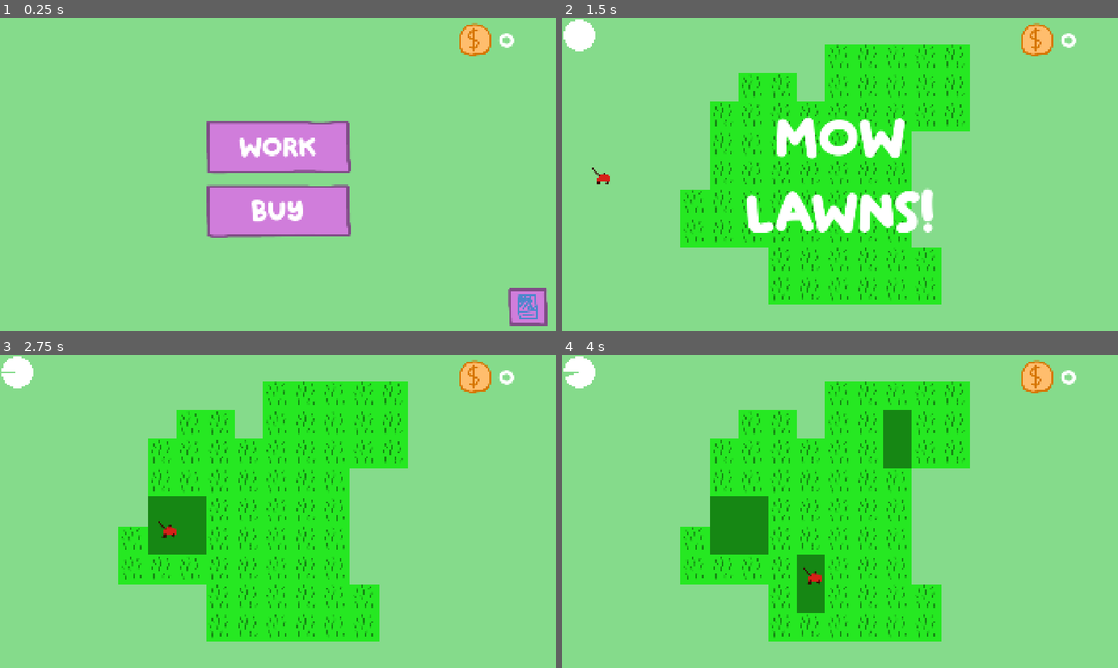
Above: before the commit, frames 1-4 (two rows, left to right).
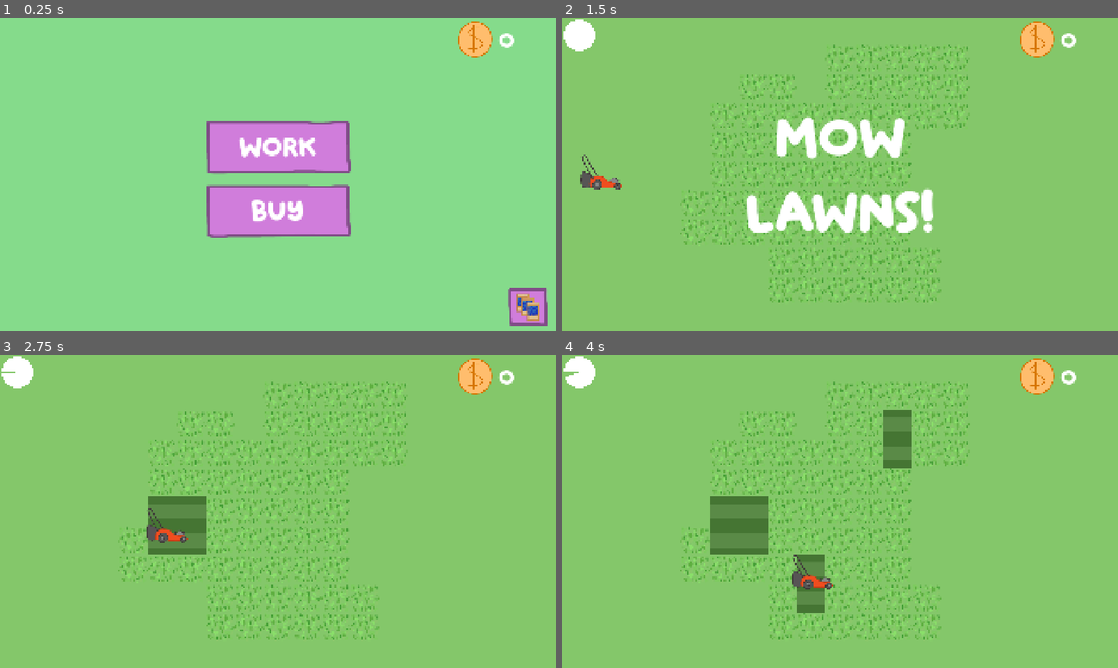
Above: after the commit, the same moments.

Repository: derek-glennon/LD_58
Game: Godot game, scene res://scenes/main.tscn
The game is run twice, just before and just after one commit, with the same random seed, the same clock (stepped at 60 frames per second) and the same inputs.
Inputs (mouse positions are in pixels of both pictures, inside the frame that each line leads up to):
- Up to frame 1 (0.25 s): no input
- Up to frame 2 (1.5 s): click "Work" at 0.5 s; tap Enter at 1.25 s; move the mouse to (962, 158) at 1.27 s; click (962, 158) at 1.35 s
- Up to frame 3 (2.75 s): tap Space at 2 s; move the mouse to (166, 527) at 2.02 s; tap 8 (unlock all cards) at 2.1 s
- Up to frame 4 (4 s): move the mouse to (895, 442) at 2.77 s; click (895, 442) at 2.85 s; tap Enter at 3.5 s; move the mouse to (812, 574) at 3.52 s; tap 8 (unlock all cards) at 3.6 s

The runs differ from the first frame. In frame 1, 0.6% of the frame differs, in the area x 82-97%, y 1-97%; in frame 2, 95%; in frame 3, 99%; in frame 4, 99%, in the area x 0-100%, y 0-100%.

Commit message:
more updated art
card pack, stage 1 work, start on stage 2 work

Diff:
--- a/Prefabs/collection_button.tscn
+++ b/Prefabs/collection_button.tscn
@@ -21,10 +21,10 @@
 anchor_top = 0.5
 anchor_right = 0.5
 anchor_bottom = 0.5
-offset_left = -20.0
-offset_top = -20.0
-offset_right = 20.0
-offset_bottom = 20.0
+offset_left = -75.0
+offset_top = -70.0
+offset_right = 75.0
+offset_bottom = 80.0
 grow_horizontal = 2
 grow_vertical = 2
 texture = ExtResource("2_k153g")
--- a/Prefabs/food_item_hotbar.tscn
+++ b/Prefabs/food_item_hotbar.tscn
@@ -1,15 +1,15 @@
 [gd_scene load_steps=14 format=3 uid="uid://bcyxwfql7fcqs"]
 
 [ext_resource type="Texture2D" uid="uid://l6y8m1ivb8tu" path="res://Textures/stage_1_button_background.png" id="1_5skgy"]
-[ext_resource type="Texture2D" uid="uid://cklhnw7qmqrfc" path="res://Textures/temp_food_item.png" id="2_bwc6a"]
 [ext_resource type="Script" uid="uid://j2y2f7kqdghu" path="res://Scripts/food_button.gd" id="2_x6hks"]
 [ext_resource type="PackedScene" uid="uid://svg3nunlfahs" path="res://Prefabs/Food/hamburger.tscn" id="3_dlsdh"]
-[ext_resource type="Texture2D" uid="uid://clpirt85vv8no" path="res://Textures/temp_food_item_2.png" id="3_u0g6t"]
-[ext_resource type="Texture2D" uid="uid://j3q5s2afohhp" path="res://Textures/temp_food_item_3.png" id="4_x6hks"]
+[ext_resource type="Texture2D" uid="uid://cg66nnvkeeiv8" path="res://Textures/burger_small.png" id="4_rh6bn"]
 [ext_resource type="Texture2D" uid="uid://6wxmjfsfo06u" path="res://Textures/temp_food_item_4.png" id="5_dlsdh"]
 [ext_resource type="PackedScene" uid="uid://br8qrphl76vfr" path="res://Prefabs/Food/fries.tscn" id="5_e2ipf"]
 [ext_resource type="Texture2D" uid="uid://bsuqmxre7iqud" path="res://Textures/temp_food_item_5.png" id="6_e2ipf"]
+[ext_resource type="Texture2D" uid="uid://bq5q2jn73g1mu" path="res://Textures/fries_small.png" id="6_rh6bn"]
 [ext_resource type="PackedScene" uid="uid://c43bw0u7ou0eu" path="res://Prefabs/Food/drink.tscn" id="7_6m3gy"]
+[ext_resource type="Texture2D" uid="uid://cpuci6oslm3o4" path="res://Textures/drink_small.png" id="8_rh6bn"]
 [ext_resource type="PackedScene" uid="uid://b6ftgpptt8lm7" path="res://Prefabs/Food/ice_cream.tscn" id="9_4rqwf"]
 [ext_resource type="PackedScene" uid="uid://ut30r37m3be4" path="res://Prefabs/Food/cookie.tscn" id="11_rh6bn"]
 
@@ -40,7 +40,7 @@
 offset_bottom = 20.0
 grow_horizontal = 2
 grow_vertical = 2
-texture = ExtResource("2_bwc6a")
+texture = ExtResource("4_rh6bn")
 
 [node name="FriesButton" type="Button" parent="."]
 layout_mode = 2
@@ -63,7 +63,7 @@
 offset_bottom = 20.0
 grow_horizontal = 2
 grow_vertical = 2
-texture = ExtResource("3_u0g6t")
+texture = ExtResource("6_rh6bn")
 
 [node name="DrinkButton" type="Button" parent="."]
 layout_mode = 2
@@ -86,10 +86,9 @@
 offset_bottom = 20.0
 grow_horizontal = 2
 grow_vertical = 2
-texture = ExtResource("4_x6hks")
+texture = ExtResource("8_rh6bn")
 
 [node name="IceCreamButton" type="Button" parent="."]
-visible = false
 layout_mode = 2
 theme_override_styles/focus = SubResource("StyleBoxEmpty_rh6bn")
 icon = ExtResource("1_5skgy")
@@ -113,7 +112,6 @@
 texture = ExtResource("5_dlsdh")
 
 [node name="CookieButton" type="Button" parent="."]
-visible = false
 layout_mode = 2
 theme_override_styles/focus = SubResource("StyleBoxEmpty_rh6bn")
 icon = ExtResource("1_5skgy")
--- a/scenes/main.tscn
+++ b/scenes/main.tscn
@@ -9,7 +9,6 @@
 [ext_resource type="PackedScene" uid="uid://0dkpefoda0sr" path="res://scenes/stage_3_work_scene.tscn" id="5_o6xl0"]
 [ext_resource type="PackedScene" uid="uid://d1d8gihbd7o5x" path="res://scenes/stage_2_work_scene.tscn" id="5_tipki"]
 [ext_resource type="PackedScene" uid="uid://bc0nmfmoaekox" path="res://scenes/thanks_for_playing_scene.tscn" id="7_85g3d"]
-[ext_resource type="Script" uid="uid://dkt1h3ywcv0y7" path="res://Scripts/thanks_for_playing_scene.gd" id="8_choun"]
 
 [node name="main" type="Node2D"]
 
@@ -48,7 +47,6 @@
 
 [node name="thanks_for_playing_scene" parent="." instance=ExtResource("7_85g3d")]
 visible = false
-script = ExtResource("8_choun")
 
 [node name="CanvasLayer" type="CanvasLayer" parent="."]
 
--- a/scenes/stage_1_work_scene.tscn
+++ b/scenes/stage_1_work_scene.tscn
@@ -1,6 +1,5 @@
 [gd_scene load_steps=18 format=3 uid="uid://wyi0mld4r5oe"]
 
-[ext_resource type="Texture2D" uid="uid://mdyst86t42sf" path="res://Textures/Backgrounds/stage_1_background.png" id="1_hcohb"]
 [ext_resource type="PackedScene" uid="uid://q38t2637560h" path="res://Prefabs/mower.tscn" id="1_llvil"]
 [ext_resource type="Script" uid="uid://dsesje245xgdr" path="res://Scripts/stage_1_work_controller.gd" id="1_mjqi5"]
 [ext_resource type="Script" uid="uid://dit7pjcsdocbf" path="res://Scripts/grass_controller.gd" id="1_v8wke"]
@@ -17,6 +16,7 @@
 [ext_resource type="PackedScene" uid="uid://b4b88b5l857r1" path="res://Prefabs/GrassPatterns/grass_pattern_3_1.tscn" id="12_jqxug"]
 [ext_resource type="PackedScene" uid="uid://b6i5ur8eeai1f" path="res://Prefabs/GrassPatterns/grass_pattern_3_2.tscn" id="13_loahu"]
 [ext_resource type="PackedScene" uid="uid://dnm2yunijmaha" path="res://Prefabs/GrassPatterns/grass_pattern_3_3.tscn" id="14_facah"]
+[ext_resource type="Texture2D" uid="uid://fnjl4utbejfw" path="res://Textures/Backgrounds/stage_1_game_background.png" id="15_qy2dc"]
 
 [node name="stage_1_work_scene" type="Node2D" node_paths=PackedStringArray("grass_controller", "instructions_text", "mower", "circle_timer")]
 script = ExtResource("1_mjqi5")
@@ -45,8 +45,8 @@
 
 [node name="Background" type="Sprite2D" parent="."]
 z_index = -1
-position = Vector2(960, 540)
-texture = ExtResource("1_hcohb")
+position = Vector2(960, 539)
+texture = ExtResource("15_qy2dc")
 
 [node name="GrassSpawnPoint" type="Node2D" parent="."]
 position = Vector2(960, 540)
--- a/scenes/stage_2_work_scene.tscn
+++ b/scenes/stage_2_work_scene.tscn
@@ -102,10 +102,11 @@
 anchor_left = 0.5
 anchor_right = 0.5
 offset_left = -283.0
-offset_top = -276.0
+offset_top = -242.0
 offset_right = -9.0
-offset_bottom = -236.0
+offset_bottom = -202.0
 grow_horizontal = 2
+theme_override_colors/default_color = Color(0.2824075, 0.28240746, 0.28240746, 1)
 theme_override_fonts/normal_font = ExtResource("4_cr5we")
 theme_override_font_sizes/normal_font_size = 30
 text = "Orders"
@@ -116,13 +117,14 @@
 anchors_preset = 5
 anchor_left = 0.5
 anchor_right = 0.5
-offset_left = -284.0
-offset_top = -213.0
-offset_right = -11.0
-offset_bottom = 287.0
+offset_left = -276.0
+offset_top = -199.0
+offset_right = -27.0
+offset_bottom = 301.0
 grow_horizontal = 2
+theme_override_colors/default_color = Color(0.2824075, 0.28240746, 0.28240746, 1)
 theme_override_fonts/normal_font = ExtResource("4_cr5we")
-theme_override_font_sizes/normal_font_size = 35
+theme_override_font_sizes/normal_font_size = 30
 text = "Hamburgers - 0
 
 Fries - 0
Binary file added: Textures/Backgrounds/stage_1_game_background.png
Not shown, added: Textures/Backgrounds/stage_1_game_background.png.import
Binary file changed: Textures/bell.png
Binary file added: Textures/burger_small.png
Not shown, added: Textures/burger_small.png.import
Binary file changed: Textures/card_pack.png
Binary file added: Textures/drink_small.png
Not shown, added: Textures/drink_small.png.import
Binary file added: Textures/fries_small.png
Not shown, added: Textures/fries_small.png.import
Binary file changed: Textures/grass_space.png
Binary file changed: Textures/grass_space_mowed.png
(and 34 more such lines)
